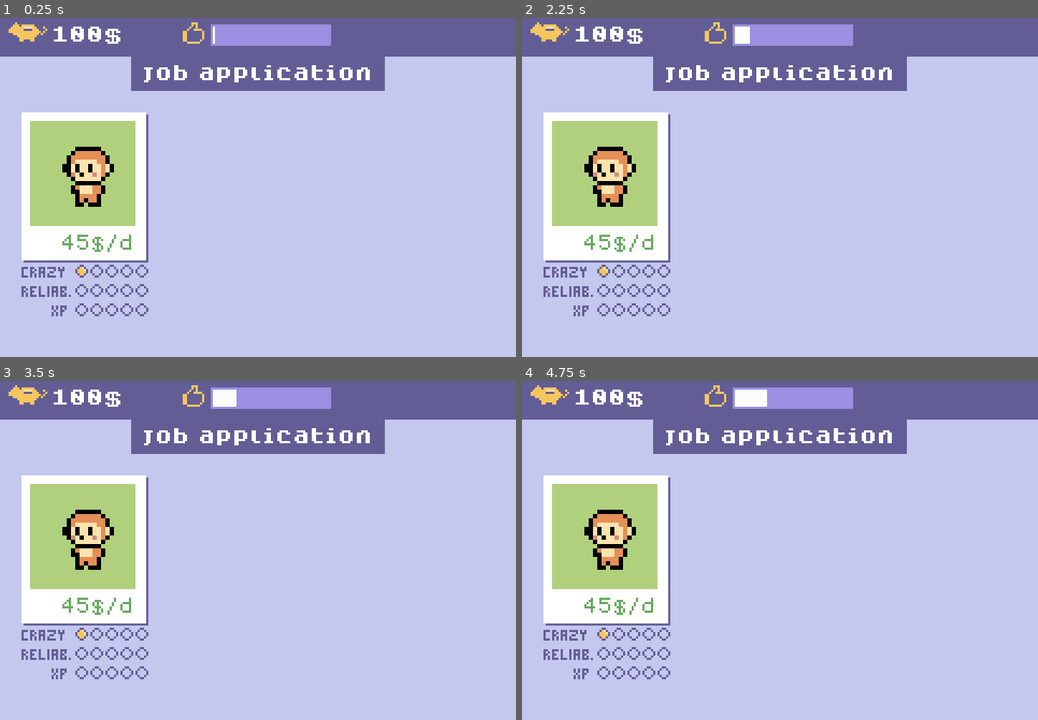
Above: before the commit, frames 1-4 (two rows, left to right).
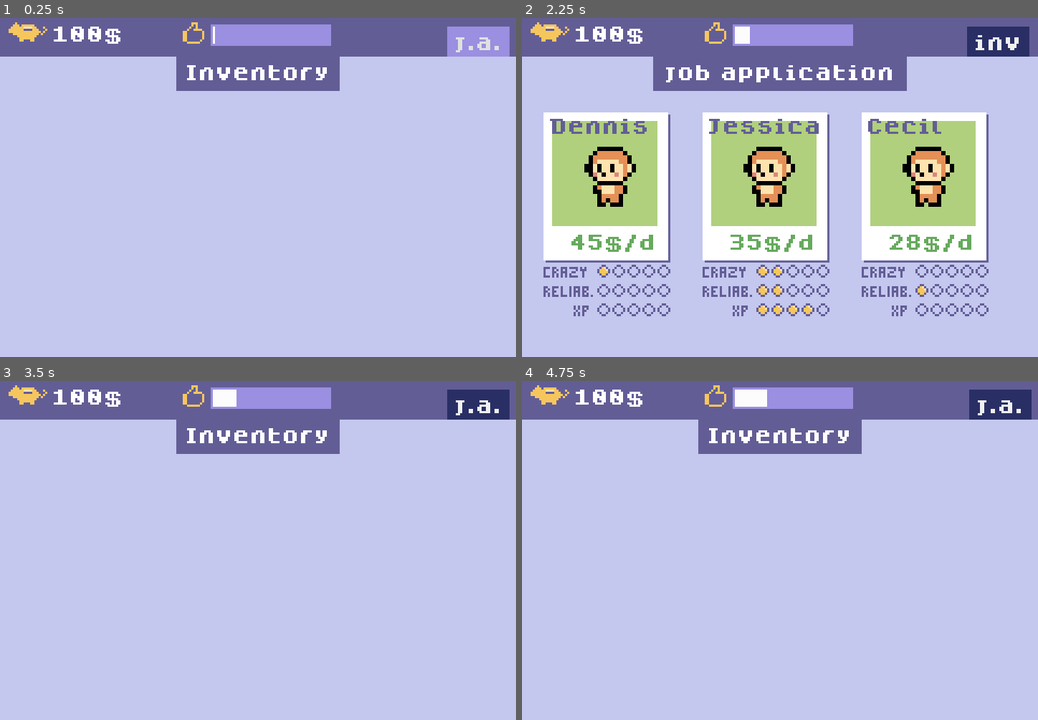
Above: after the commit, the same moments.

Repository: Milchreis/Mascot-Management
Game: Godot game, scene res://scenes/MainScene.tscn
Same seed, same stepped clock (60 frames per second), same inputs: the game is played once before the commit and once after it.
Inputs (mouse positions are in pixels of both pictures, inside the frame that each line leads up to):
- Up to frame 1 (0.25 s): no input
- Up to frame 2 (2.25 s): click (1001, 41) at 0.5 s, where only the run after the commit has a clickable "j.a."; click (996, 41) at 1.25 s, where only the run after the commit has a clickable "inv"; click (1001, 41) at 2 s, where only the run after the commit has a clickable "j.a."
- Up to frame 3 (3.5 s): click (474, 404) at 2.75 s, where only the run after the commit has a clickable "inv"
- Up to frame 4 (4.75 s): click (1001, 404) at 3.5 s, where only the run after the commit has a clickable "j.a."; click (996, 404) at 4.25 s, where only the run after the commit has a clickable "inv"

The runs differ from the first frame. In frame 1, 15% of the frame differs, in the area x 4-99%, y 2-88%; in frame 2, 25%, in the area x 5-99%, y 2-88%; in frame 3, 15%; in frame 4, 15%.

Commit message:
overview for employees

Diff:
--- a/scenes/MainScene.tscn
+++ b/scenes/MainScene.tscn
@@ -1,10 +1,31 @@
-[gd_scene load_steps=6 format=2]
+[gd_scene load_steps=13 format=2]
 
 [ext_resource path="res://scenes/Desk.tscn" type="PackedScene" id=1]
 [ext_resource path="res://gfx/theme.tres" type="Theme" id=2]
 [ext_resource path="res://scripts/MainScene.gd" type="Script" id=3]
 [ext_resource path="res://scripts/Desk.gd" type="Script" id=4]
 [ext_resource path="res://scripts/JobApplication.gd" type="Script" id=5]
+[ext_resource path="res://fonts/dogicapixelbold.ttf" type="DynamicFontData" id=6]
+[ext_resource path="res://scripts/Inventory.gd" type="Script" id=7]
+
+[sub_resource type="StyleBoxFlat" id=4]
+bg_color = Color( 0.160784, 0.184314, 0.396078, 1 )
+
+[sub_resource type="StyleBoxFlat" id=3]
+bg_color = Color( 0.603922, 0.560784, 0.878431, 1 )
+
+[sub_resource type="StyleBoxFlat" id=5]
+bg_color = Color( 0.160784, 0.184314, 0.396078, 1 )
+
+[sub_resource type="DynamicFont" id=1]
+size = 8
+font_data = ExtResource( 6 )
+
+[sub_resource type="Theme" id=2]
+default_font = SubResource( 1 )
+Button/styles/hover = SubResource( 4 )
+Button/styles/normal = SubResource( 3 )
+Button/styles/pressed = SubResource( 5 )
 
 [node name="MainScene" type="Node2D"]
 script = ExtResource( 3 )
@@ -17,6 +38,7 @@
 script = ExtResource( 4 )
 
 [node name="JobApplication" type="Control" parent="Desk"]
+visible = false
 anchor_right = 1.0
 anchor_bottom = 1.0
 rect_pivot_offset = Vector2( -95, -13 )
@@ -40,8 +62,54 @@
 margin_bottom = 15.0
 theme = ExtResource( 2 )
 text = "job application"
+align = 1
+
+[node name="Button" type="Button" parent="Desk/JobApplication/Header"]
+margin_left = 146.0
+margin_top = -14.0
+margin_right = 175.0
+theme = SubResource( 2 )
+text = "inv"
 
 [node name="PolaroidSelector" type="Node2D" parent="Desk/JobApplication"]
 position = Vector2( 10, 46 )
 
+[node name="Inventory" type="Control" parent="Desk"]
+anchor_right = 1.0
+anchor_bottom = 1.0
+rect_pivot_offset = Vector2( -95, -13 )
+script = ExtResource( 7 )
+
+[node name="Header" type="ColorRect" parent="Desk/Inventory"]
+anchor_left = 0.5
+anchor_right = 0.5
+margin_left = -38.0
+margin_top = 20.0
+margin_right = 38.0
+margin_bottom = 36.0
+color = Color( 0.388235, 0.364706, 0.588235, 1 )
+
+[node name="Label" type="Label" parent="Desk/Inventory/Header"]
+anchor_left = 0.5
+anchor_right = 0.5
+margin_left = -37.0
+margin_top = 4.0
+margin_right = 36.0
+margin_bottom = 15.0
+theme = ExtResource( 2 )
+text = "Inventory"
+align = 1
+
+[node name="Button" type="Button" parent="Desk/Inventory/Header"]
+margin_left = 126.0
+margin_top = -14.0
+margin_right = 155.0
+theme = SubResource( 2 )
+text = "j.a."
+
+[node name="PolaroidList" type="Node2D" parent="Desk/Inventory"]
+position = Vector2( 10, 46 )
+
 [connection signal="timeout" from="DayTimer" to="." method="onDayIsOver"]
+[connection signal="pressed" from="Desk/JobApplication/Header/Button" to="." method="onOpenInventory"]
+[connection signal="pressed" from="Desk/Inventory/Header/Button" to="." method="onJobApplicationOpen"]
--- a/scenes/Polaroid.tscn
+++ b/scenes/Polaroid.tscn
@@ -2,7 +2,7 @@
 
 [ext_resource path="res://scripts/Polaroid.gd" type="Script" id=1]
 [ext_resource path="res://gfx/stats.png" type="Texture" id=2]
-[ext_resource path="res://fonts/dogicapixel.ttf" type="DynamicFontData" id=3]
+[ext_resource path="res://fonts/dogicapixelbold.ttf" type="DynamicFontData" id=3]
 
 [sub_resource type="DynamicFont" id=1]
 size = 8
@@ -12,8 +12,8 @@
 default_font = SubResource( 1 )
 
 [node name="Polaroid" type="Control"]
-margin_right = 52.0
-margin_bottom = 65.0
+margin_right = 59.0
+margin_bottom = 70.0
 script = ExtResource( 1 )
 __meta__ = {
 "_edit_lock_": true
@@ -63,6 +63,16 @@
 "_edit_lock_": true
 }
 
+[node name="name" type="Label" parent="."]
+margin_left = 2.0
+margin_top = 3.0
+margin_right = 54.0
+margin_bottom = 11.0
+theme = SubResource( 2 )
+custom_colors/font_color = Color( 0.388235, 0.364706, 0.588235, 1 )
+text = "Name"
+clip_text = true
+
 [node name="StatsPanel" type="Control" parent="."]
 anchor_right = 1.0
 anchor_bottom = 1.0
--- /dev/null
+++ b/scripts/Inventory.gd
@@ -0,0 +1,29 @@
+extends Control
+
+var Polaroid = preload("res://scenes/Polaroid.tscn")
+
+var model:GameModel
+
+func onOpen():
+	visible = true
+	for i in range(0, model.employees.size()):
+		var employee = model.employees[i]
+		var x = i % 4
+		var y = i / 4
+		var gap = 15
+		var polaroid = Polaroid.instance()
+		polaroid.mascot = employee
+		polaroid.showStats = false
+		polaroid.rect_position.x = x * (polaroid.rect_size.x + gap)
+		polaroid.rect_position.y = y * (polaroid.rect_size.y + gap)
+		polaroid.connect("select", self, "onSelect")
+		$PolaroidList.add_child(polaroid)
+
+func onClose():
+	visible = false
+	for child in $PolaroidList.get_children():
+		child.disconnect("select", self, "onSelect")
+		child.queue_free()
+
+func onSelect(mascot:Mascot):
+	print("open details for ", mascot._to_string())
--- a/scripts/JobApplication.gd
+++ b/scripts/JobApplication.gd
@@ -6,15 +6,38 @@
 var model:GameModel
 var applications:Array = []
 
+func onOpen():
+	visible = true
+	for i in range(0, applications.size()):
+		var polaroid = applications[i]
+		var gap = 15
+		polaroid.rect_position.x = i * (polaroid.rect_size.x + gap)
+		polaroid.connect("select", self, "onHire")
+		$PolaroidSelector.add_child(polaroid)
+
+func onClose():
+	visible = false
+	for polaroid in $PolaroidSelector.get_children():
+		polaroid.disconnect("select", self, "onHire")
+
 func createPool(size=3) -> void:
-	print("in pool")
-	for _n in range(0, size):
-		applications.append(createMascot())
+	for i in range(0, size):
+		var gap = 15
+		var polaroid = Polaroid.instance()
+		polaroid.mascot = createMascot()
+		polaroid.rect_position.x = i * (polaroid.rect_size.x + gap)
+		polaroid.connect("select", self, "onHire")
+		$PolaroidSelector.add_child(polaroid)
+		applications.append(polaroid)
 
-	for mascot in applications:
-		var polaroid = Polaroid.instance()
-		polaroid.mascot = mascot
-		$PolaroidSelector.add_child(polaroid)
+func onHire(mascot:Mascot):
+	print("hire ", mascot._to_string())
+
+	model.employees.append(mascot)
+	for application in applications:
+		if application.mascot == mascot:
+			applications.erase(application)
+			$PolaroidSelector.remove_child(application)
 
 func createMascot() -> Mascot:
 	randomize()
--- a/scripts/MainScene.gd
+++ b/scripts/MainScene.gd
@@ -8,8 +8,9 @@
 func _ready():
 	$Desk.model = model
 	$Desk/JobApplication.model = model
+	$Desk/Inventory.model = model
 
-	$Desk/JobApplication.createPool(1)
+	$Desk/JobApplication.createPool(3)
 
 func _process(_delta):
 	if model.client_statisfaction < 100.0:
@@ -22,3 +23,11 @@
 
 func getDayProgress() -> float:
 	return 1 - ($DayTimer.time_left / $DayTimer.wait_time)
+
+func onOpenInventory():
+	$Desk/JobApplication.onClose()
+	$Desk/Inventory.onOpen()
+
+func onJobApplicationOpen():
+	$Desk/Inventory.onClose()
+	$Desk/JobApplication.onOpen()
--- a/scripts/Polaroid.gd
+++ b/scripts/Polaroid.gd
@@ -1,4 +1,6 @@
 extends Control
+
+signal select(mascot)
 
 export(bool) var showStats = true
 export(int) var salaryPerDay = 10
@@ -11,6 +13,7 @@
 func _ready():
 	$pic/Sprite.texture = load(mascot.spriteImage)
 	$salary.text = str(mascot.salaryPerDay) + "$/d"
+	$name.text = mascot.nickname
 	setStats($StatsPanel/crazyPosition, mascot.crazy)
 	setStats($StatsPanel/reliabPosition, mascot.reliable)
 	setStats($StatsPanel/xpPosition, mascot.xp)
@@ -18,6 +21,12 @@
 
 func _process(_delta):
 	$StatsPanel.visible = showStats
+
+## temporary mouse input for hiring mascots
+func _input(event):
+	if event is InputEventMouseButton and get_global_rect().has_point(event.position):
+		if event.pressed:
+			emit_signal("select", mascot)
 
 func setStats(positionNode, propertyValue):
 	for n in range(0, 5):
